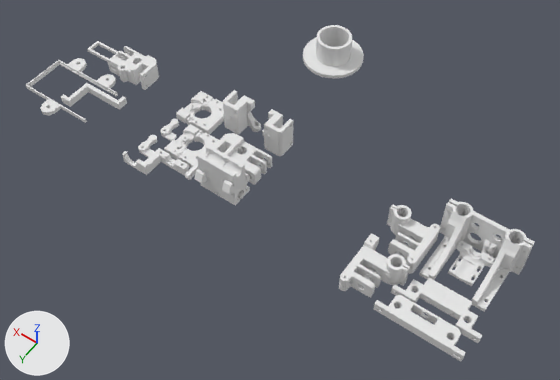
The Blender file sources/blender/sc_12_plates.blend, before and after one commit.
Before and after are seen from a camera (50 mm lens) standing at (-346.0, 414.0, 700.0) and looking at (-14.0, -51.0, -30.0). The lights are fixed; the arrows at lower left show +X, +Y and +Z.

Objects in the first picture: 'Fixalim', 'Output', 'Output (4).001', 'Output.003', 'Output.004', 'Output.005', 'Output.006', 'Output.008', 'Output.009', 'Output.010', 'Output.011', 'Output.012', 'Output.013', 'Ramps Support', 'Spoolholder', 'endstopYsupport'.
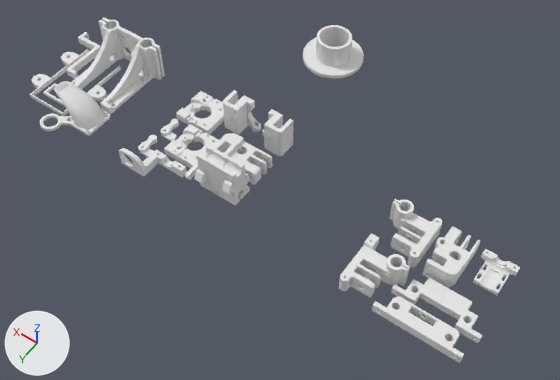
What differs and where, as boxes (x1, y1, x2, y2) in the pictures (560 x 380 px):
'Output.010', deleted: before (419, 199, 535, 312)
'Output (4)', added: after (67, 17, 165, 114)
'Output.003', moved, turned: before (108, 46, 159, 90); after (423, 226, 480, 287)
'Output.008', moved: before (373, 295, 466, 361); after (372, 296, 464, 363)
'Output.005', moved: before (387, 205, 440, 274); after (389, 199, 442, 268)
'Ramps Support', moved, turned: before (26, 58, 118, 123); after (30, 49, 121, 116)
'Output.012', moved: before (448, 240, 495, 286); after (473, 249, 520, 295)
'sc101 fanduct V2.3', added: after (40, 81, 111, 136)
'Fixalim', moved, turned: before (61, 83, 127, 110); after (66, 32, 101, 79)
'Output (2)', added: after (119, 148, 187, 177)
'Output.011', deleted: before (122, 148, 189, 176)
'endstopYsupport', moved: before (87, 41, 118, 62); after (43, 83, 65, 106)

The edits, one by one:
Mesh me_output__2 is new.
It has 531 vertices, 819 faces and spans x 0.0..72.0, y -50.0..-23.0, z -25.0..8.0.
Mesh me_output__4 is new.
It has 2750 vertices, 4130 faces and spans x -17.6..77.6, y -85.0..10.6, z 0.0..50.0.
Mesh me_sc101_fanduct_v2_3 is new.
It has 3984 vertices, 7988 faces and spans x -45.5..19.0, y -24.5..41.3, z 0.0..37.9.
Object 'Output.005' (ob_output_005) moves from (-141.7, -69.5, 20.0) to (-140.1, -77.7, 20.0).
Object 'Ramps Support' (ob_ramps_support) moves from (227.1, 21.8, 5.5) to (256.3, -73.6, 5.5).
Object 'Ramps Support' (ob_ramps_support) turns from (180, 0, 0) to (180, 0, 90) degrees about x, y and z.
Object 'Fixalim' (ob_fixalim) moves from (263.4, -29.9, 0.0) to (293.7, -81.0, 0.0).
Object 'Fixalim' (ob_fixalim) turns from (0, 0, 0) to (0, 0, -90) degrees about x, y and z.
Object 'endstopYsupport' (ob_endstopysupport) moves from (290.0, -77.8, 0.0) to (278.5, 12.8, 0.0).
Object 'Output.012' (ob_output_012) moves from (-175.6, -258.3, 0.0) to (-201.8, -263.8, 0.0).
Object 'Output.011' (ob_output_011) is deleted.
Object 'Output.010' (ob_output_010) is deleted.
Object 'Output.008' (ob_output_008) moves from (-255.1, -3.2, 0.0) to (-254.6, -1.0, 0.0).
Object 'Output.003' (ob_output_003) moves from (208.3, -1.8, 0.0) to (-154.4, -30.3, 0.0).
Object 'Output.003' (ob_output_003) turns from (0, 0, 0) to (0, 0, -90) degrees about x, y and z.
Object 'Output (2)' (ob_output__2) is new; it shows me_output__2.
Its location is (74.8, 18.9, 50.0).
Its rotation in degrees is (90, 0, 0).
Object 'Output (4)' (ob_output__4) is new; it shows me_output__4.
Its location is (219.9, -91.9, 50.0).
Its rotation in degrees is (180, 0, 0).
Object 'sc101 fanduct V2.3' (ob_sc101_fanduct_v2_3) is new; it shows me_sc101_fanduct_v2_3.
Its location is (232.3, 14.4, 0.0).
Its rotation in degrees is (0, 0, -90).
